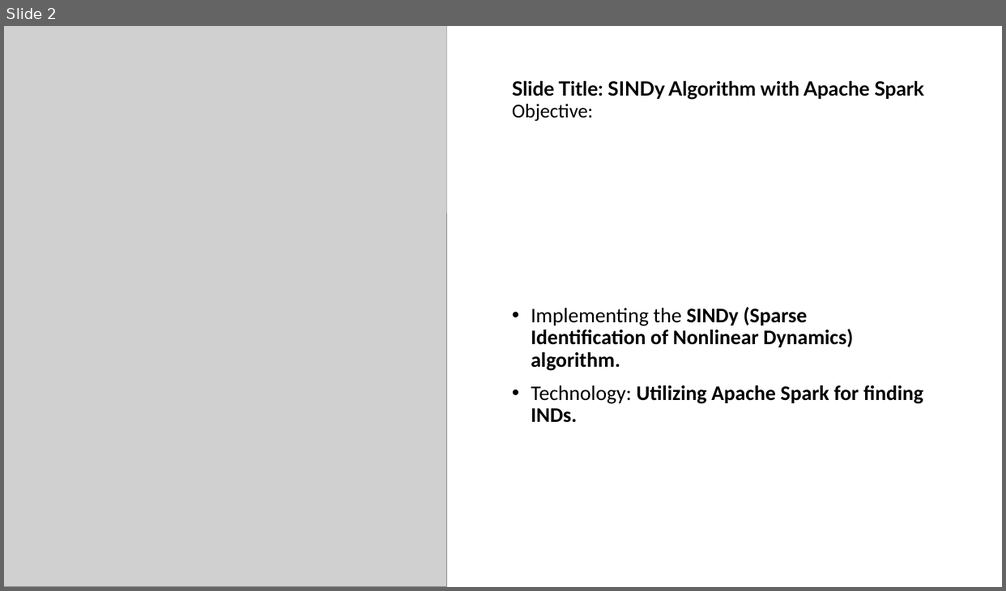
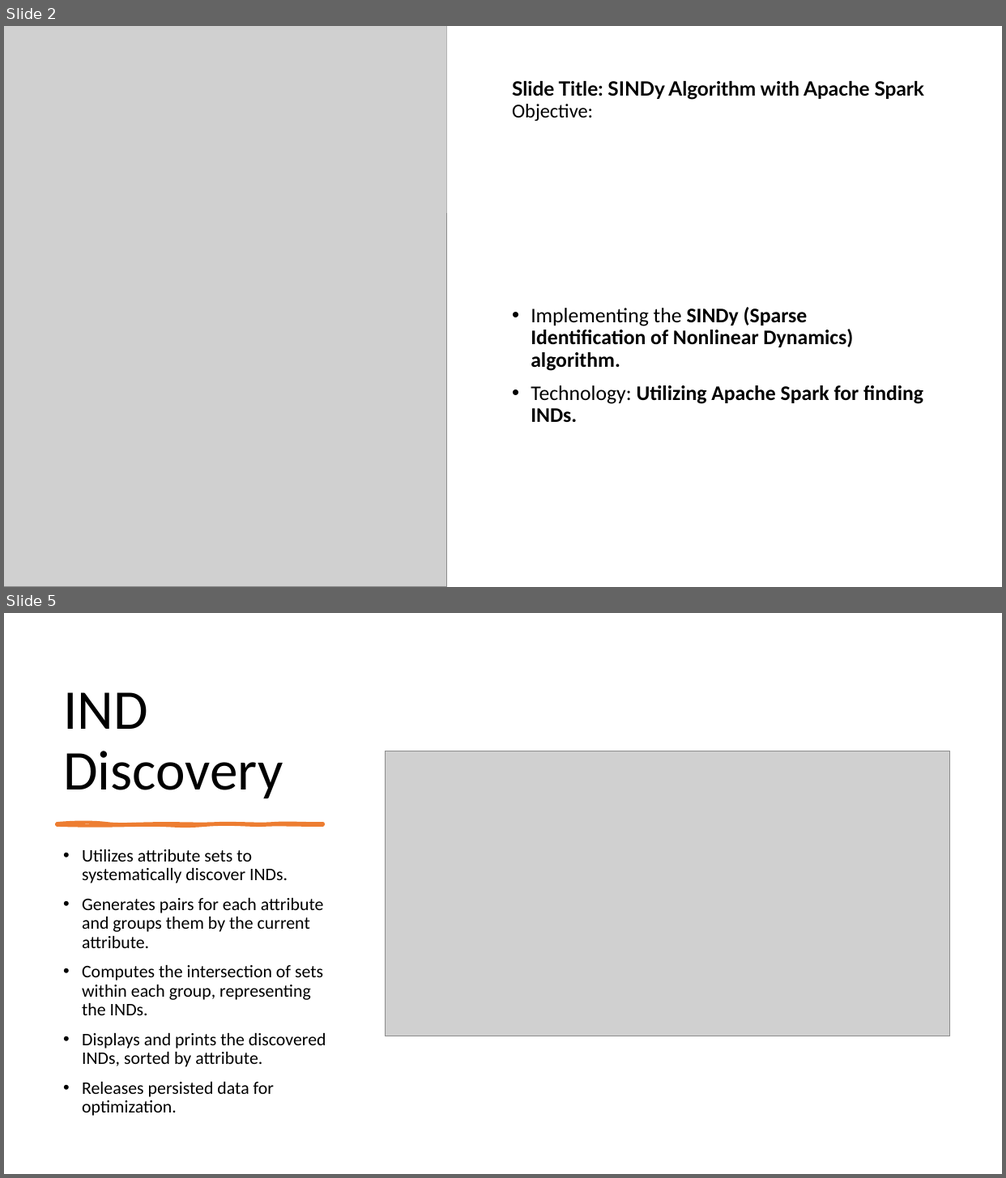
Before and after one commit to steveoscar12/Big-Data-with-Apache-Spark, a slide deck: Xcess Denied.pptx. Shown one above the other, each under a label of ours: slide 2 before the commit, slides 2 and 5 after it; the slides between them are not shown. The pictures are 1006x591 and 1006x1178 pixels, drawn with LibreOffice and Linux fonts; fonts in the diff are those of the drawing; grey boxes stand for pictures. Boxes give left, top, right and bottom in pixels: in the first picture for what was removed or moved away, otherwise in the second. Text is boxed around its words. In the diff, an @@ line names an element or a change of style, - is before the commit and + after.

```diff
--- a/Xcess Denied.pptx
+++ b/Xcess Denied.pptx
@@ slide 5 added at (x1=4, y1=613, x2=1002, y2=1174), background #FFFFFF @@
@@ title added at (x1=63, y1=692, x2=283, y2=799), 54 pt, text #000000 @@
+IND Discovery
@@ picture added at (x1=385, y1=751, x2=950, y2=1036) @@
@@ freeform shape added at (x1=57, y1=824, x2=323, y2=825), fill #ED7D31, outline #ED7D31 3 pt @@
@@ text added at (x1=82, y1=850, x2=326, y2=1116), 17 pt, text #000000 @@
+• Utilizes attribute sets to systematically discover INDs.
+• Generates pairs for each attribute and groups them by the current attribute.
+• Computes the intersection of sets within each group, representing the INDs.
+• Displays and prints the discovered INDs, sorted by attribute.
+• Releases persisted data for optimization.
```
Also in this commit, not shown: 2 slides changed, 2 other slides added, 1 slide removed.
